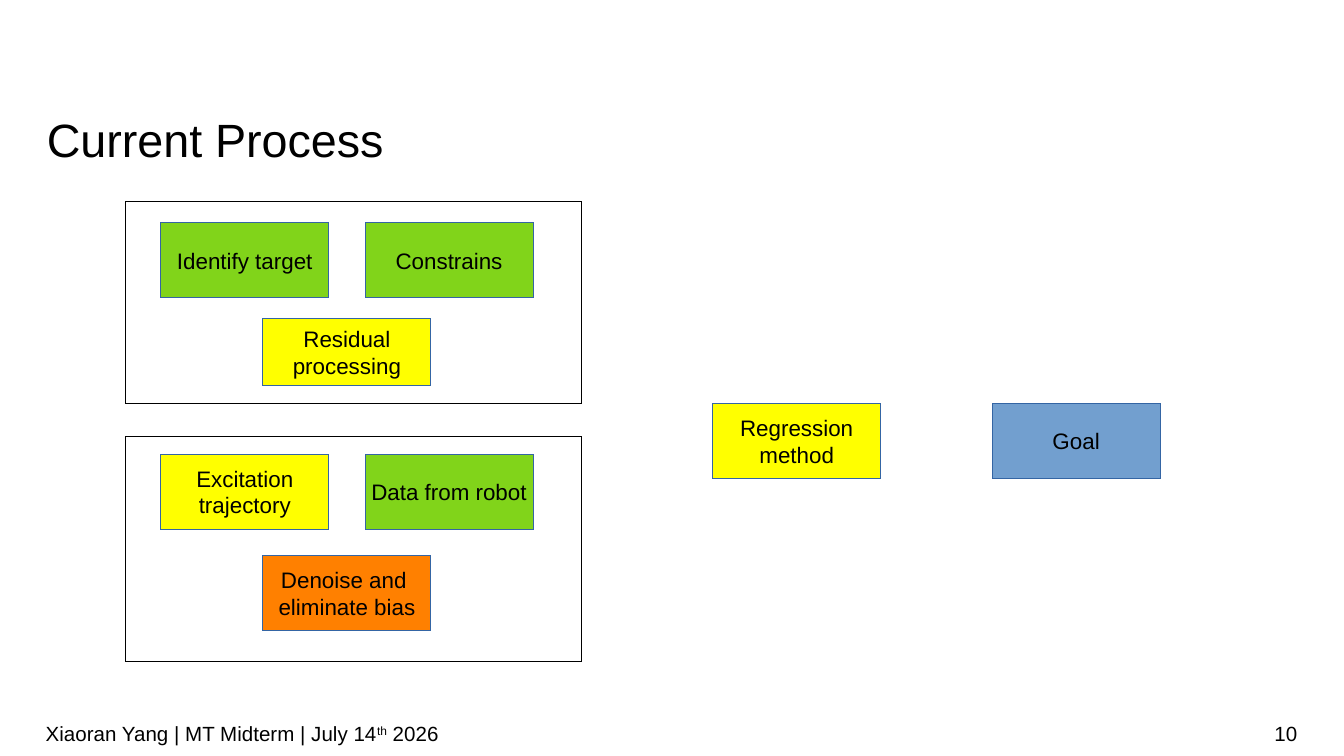
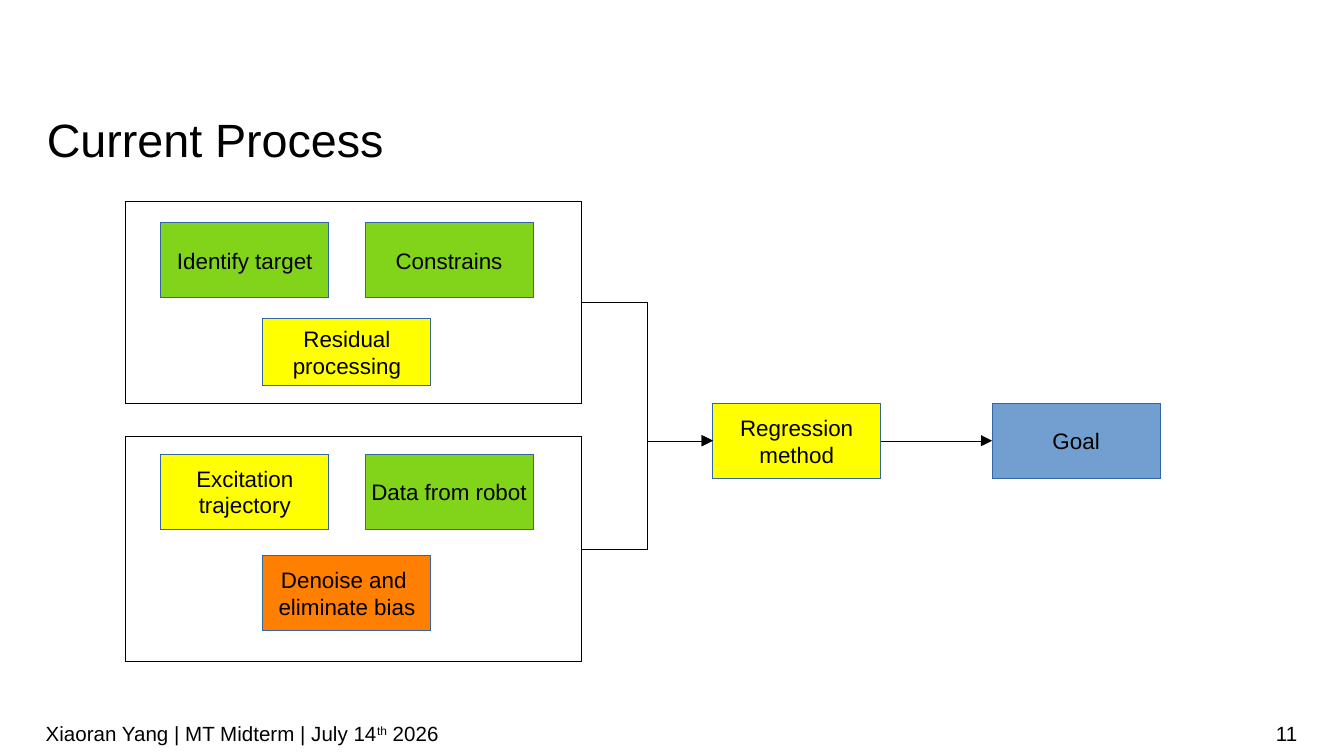
Before and after one commit to IDoccupled/identification, a slide deck: slide 11 of presentation/Midterm.odp (slide 10 before the commit). Drawn at 1344x756 pixels with LibreOffice and Linux fonts; fonts in the diff are those of the drawing; background and template pictures are left out. Boxes give left, top, right and bottom in pixels: in the first picture for what was removed or moved away, otherwise in the second. Text is boxed around its words. In the diff, an @@ line names an element or a change of style, - is before the commit and + after.

```diff
--- a/presentation/Midterm.odp
+++ b/presentation/Midterm.odp
@@ elbow arrow added from (582, 302) to (712, 441), #000000 0 pt @@
@@ elbow arrow added from (582, 550) to (712, 441), #000000 0 pt @@
@@ elbow arrow added from (880, 441) to (992, 441), #000000 0 pt @@
@@ page number at (1276,727,1297,741): text changed @@
-10
+11
```
Also in this commit, not shown: 5 other slides changed, 1 slide added.
